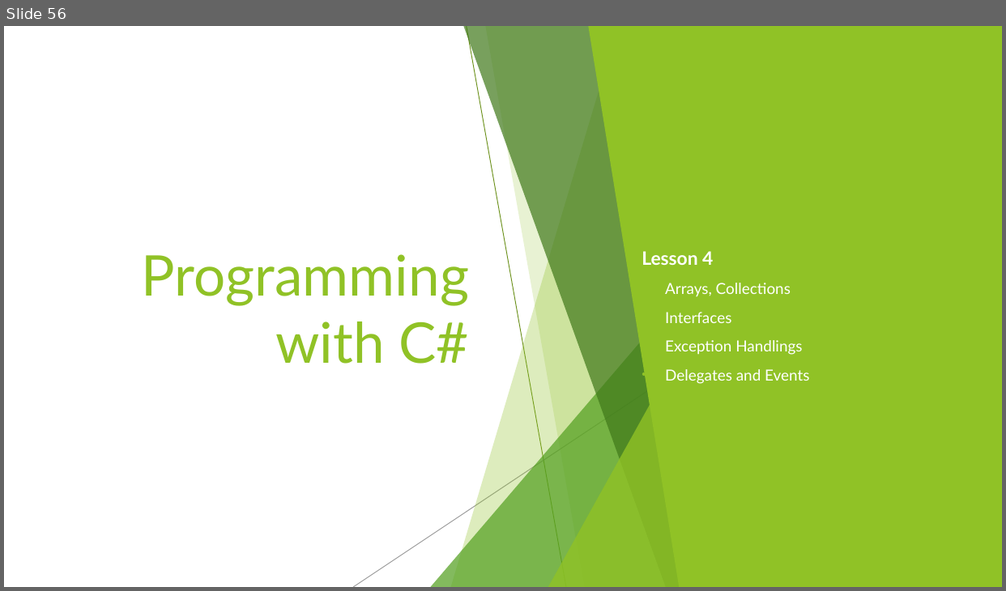
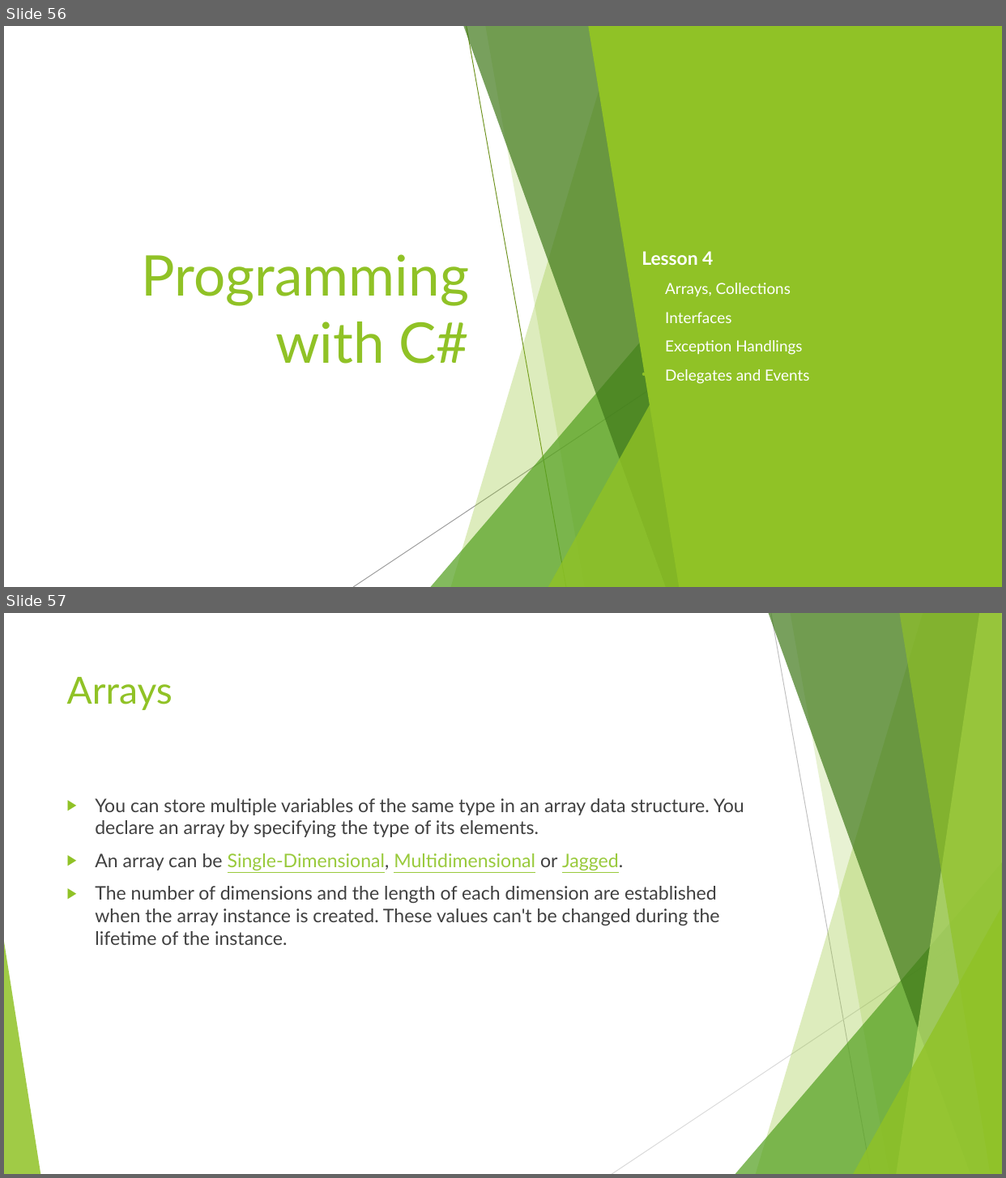
Before and after one commit to jbalintac/DICT-CSharpProgramming, a slide deck: Lesson/DayTwo (3, 4).pptx. Shown one above the other, each under a label of ours: slide 56 before the commit, slides 56 and 57 after it. The pictures are 1006x591 and 1006x1178 pixels, drawn with LibreOffice and Linux fonts; fonts in the diff are those of the drawing. Boxes give left, top, right and bottom in pixels: in the first picture for what was removed or moved away, otherwise in the second. Text is boxed around its words. In the diff, an @@ line names an element or a change of style, - is before the commit and + after.

Commit message:
Added draft 100% complete DayTwo

```diff
--- a/Lesson/DayTwo (3, 4).pptx
+++ b/Lesson/DayTwo (3, 4).pptx
@@ slide 57 added at (4,613,1002,1174), background #FFFFFF; not listed: 9 template elements that a slide beside it also shows @@
@@ title added at (67,677,172,710), 36 pt, text #90C226 @@
+Arrays
@@ text added at (95,798,744,945), 18 pt, text #404040 @@
+▶ You can store multiple variables of the same type in an array data structure. You declare an array by specifying the type of its elements.
+▶ An array can be Single-Dimensional, Multidimensional or Jagged.
+▶ The number of dimensions and the length of each dimension are established when the array instance is created. These values can't be changed during the lifetime of the instance.
@@ triangle added at (4,942,40,1174), fill #90C226 at 85% opacity @@
```
Also in this commit, not shown: 47 other slides added, 2 slides removed.
